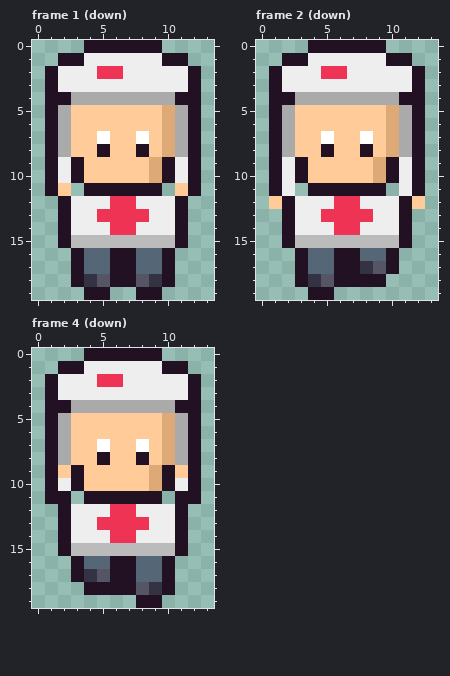
Two versions of one pixel-art file, games/picomon/art/healer.aseprite. This is how it looked before the edit.
14x20 pixels, 4 frames. Shown: frame 1 (down), frame 2 (down), frame 4 (down). The commit also changed other frames, which this record leaves out.
New version:
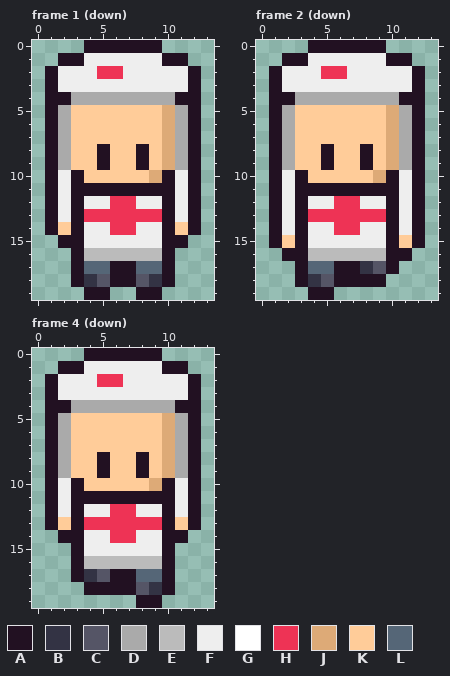
Palette (. is transparent): A #221122  B #333344  C #555566  D #aaaaaa  E #bbbbbb  F #eeeeee  G #ffffff  H #ee3355  J #ddaa77  K #ffcc99  L #556677
Change:
Frame 1 (down), layers "outline", "shade", "fill":
y 7: x 5 G -> K; x 8 G -> K
y 9: x 2..3 FA -> DK; x 5 K -> A; x 8..11 KJAF -> AKJD
y 11: x 2..3 K. -> FA; x 10..11 .K -> AF
y 12: x 1..3 .AF -> AFA; x 10..12 FA. -> AFA
y 13: x 1..4 .AFF -> AFAH; x 9..12 FFA. -> HAFA
y 14: x 1..3 .AF -> AKA; x 10..12 FA. -> AKA
y 15: x 3..10 EEEEEEEE -> AFFFFFFA
y 16: x 4..9 LLAALL -> EEEEEE
Frame 2 (down), layers "outline", "shade", "fill":
y 7: x 5 G -> K; x 8 G -> K
y 9: x 2..3 FA -> DK; x 5 K -> A; x 8..11 KJAF -> AKJD
y 11: x 3 . -> A; x 10 . -> A
y 12: x 1..3 KAF -> AFA; x 10..12 FAK -> AFA
y 13: x 1..4 .AFF -> AFAH; x 9..12 FFA. -> HAFA
y 14: x 1..3 .AF -> AFA; x 10..12 FA. -> AFA
y 15: x 1..12 .AEEEEEEEEA. -> AKAFFFFFFAKA
y 16: x 2 . -> A; x 4..9 LLAALL -> EEEEEE; x 11 . -> A
Frame 4 (down), layers "outline", "shade", "fill":
y 7: x 5 G -> K; x 8 G -> K
y 9: x 2..3 KA -> DK; x 5 K -> A; x 8..11 KJAK -> AKJD
y 11: x 2..3 A. -> FA; x 10..11 .A -> AF
y 12: x 1..3 .AF -> AFA; x 10..12 FA. -> AFA
y 13: x 1..4 .AFF -> AKAH; x 9..12 FFA. -> HAKA
y 14: x 3 F -> A; x 10 F -> A
y 15: x 2..11 AEEEEEEEEA -> .AFFFFFFA.
y 16: x 4..9 LLAALL -> EEEEEE
